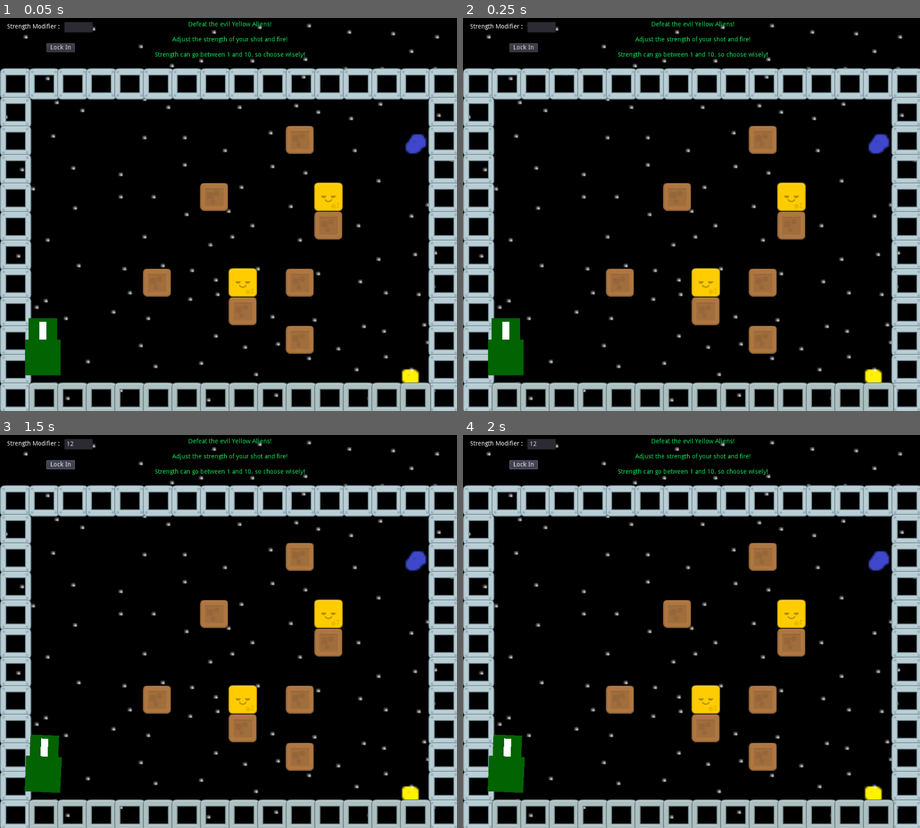
Above: before the commit, frames 1-4 (two rows, left to right).
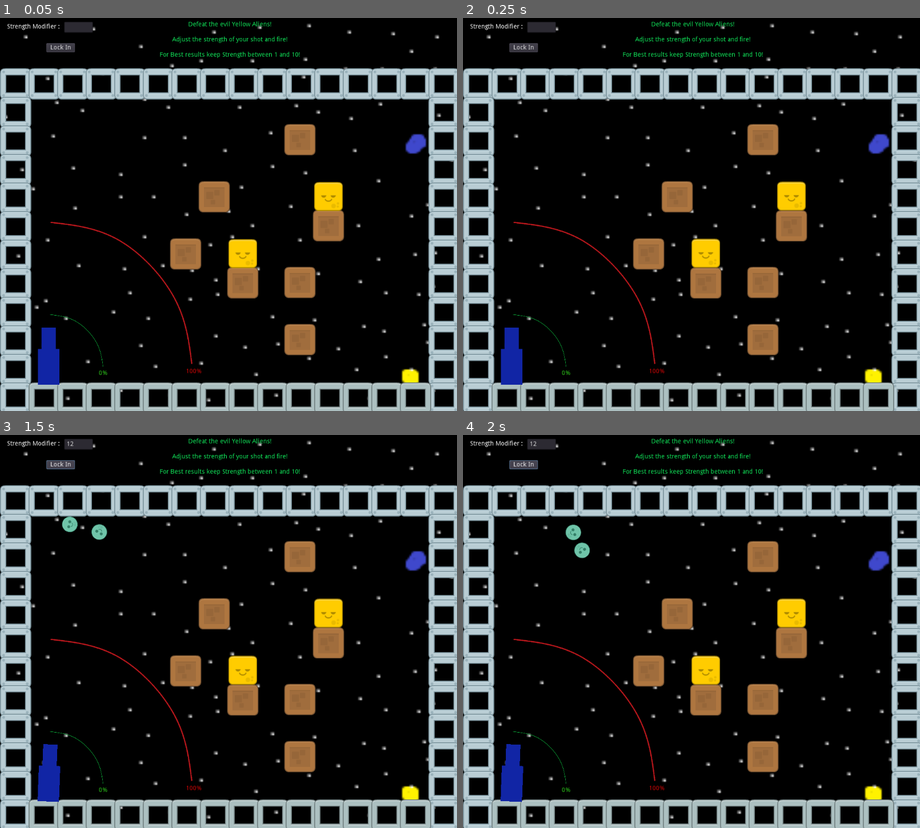
Above: after the commit, the same moments.

Repository: ReconMonkee/P1-SpaceFight
Game: Godot game, scene res://src/Level.tscn
The game is run twice, just before and just after one commit, with the same random seed, the same clock (stepped at 60 frames per second) and the same inputs.
Inputs (mouse positions are in pixels of both pictures, inside the frame that each line leads up to):
- Up to frame 1 (0.05 s): no input
- Up to frame 2 (0.25 s): no input
- Up to frame 3 (1.5 s): click (77, 442) at 0.52 s; type "12" at 0.6 s; click "Lock In" at 1.25 s
- Up to frame 4 (2 s): no input

The runs differ from the first frame. In frame 1, 5.0% of the frame differs, in the area x 5-76%, y 8-94%; in frame 2, 5.0%; in frame 3, 5.3%; in frame 4, 5.3%.
Error before the commit: Invalid call. Nonexistent function 'instance' in base 'Nil'. (res://src/SpaceCannon.gd:18)

Commit message:
Final touches on first iteration.

Diff:
--- a/project/src/Ball.tscn
+++ /dev/null
@@ -1,15 +0,0 @@
-[gd_scene load_steps=3 format=2]
-
-[ext_resource path="res://assets/alienGreen_round.png" type="Texture" id=1]
-
-[sub_resource type="CircleShape2D" id=1]
-radius = 26.3042
-
-[node name="Ball" type="RigidBody2D"]
-
-[node name="CollisionShape2D" type="CollisionShape2D" parent="."]
-shape = SubResource( 1 )
-
-[node name="Sprite" type="Sprite" parent="."]
-scale = Vector2( 0.75, 0.75 )
-texture = ExtResource( 1 )
--- /dev/null
+++ b/project/src/EnemyAlien.gd
@@ -0,0 +1,9 @@
+extends RigidBody2D
+
+func _ready():
+	$EnemyAlien.connect("area_entered", self, "hit")
+
+func hit(object):
+	if object.name != 'WoodenBlock':
+		print("Enemy Alien destroyed!")
+		queue_free()
--- a/project/src/EnemyAlien.tscn
+++ b/project/src/EnemyAlien.tscn
@@ -1,15 +1,25 @@
-[gd_scene load_steps=3 format=2]
+[gd_scene load_steps=4 format=2]
 
 [ext_resource path="res://assets/alienYellow_square.png" type="Texture" id=1]
+[ext_resource path="res://src/EnemyAlien.gd" type="Script" id=2]
 
 [sub_resource type="RectangleShape2D" id=1]
 extents = Vector2( 34.7826, 34.7826 )
 
-[node name="EnemyAlien" type="StaticBody2D"]
+[node name="EnemyAlien" type="RigidBody2D"]
+gravity_scale = 0.0
+script = ExtResource( 2 )
 
-[node name="CollisionShape2D" type="CollisionShape2D" parent="."]
+[node name="Sprite" type="Sprite" parent="."]
+scale = Vector2( 0.92, 0.92 )
+texture = ExtResource( 1 )
+
+[node name="CollisionShape2D2" type="CollisionShape2D" parent="."]
 scale = Vector2( 0.92, 0.92 )
 shape = SubResource( 1 )
 
-[node name="Sprite" type="Sprite" parent="CollisionShape2D"]
-texture = ExtResource( 1 )
+[node name="EnemyAlien" type="Area2D" parent="."]
+scale = Vector2( 0.92, 0.92 )
+
+[node name="CollisionShape2D" type="CollisionShape2D" parent="EnemyAlien"]
+shape = SubResource( 1 )
--- /dev/null
+++ b/project/src/FriendlyAlien.gd
@@ -0,0 +1,6 @@
+extends RigidBody2D
+
+func _on_Alien_body_entered(body):
+	if body.get_groups().has("Floor"):
+		linear_velocity = Vector2 (0,0)
+		angular_velocity = 0
--- /dev/null
+++ b/project/src/FriendlyAlien.tscn
@@ -0,0 +1,23 @@
+[gd_scene load_steps=4 format=2]
+
+[ext_resource path="res://assets/alienGreen_round.png" type="Texture" id=1]
+[ext_resource path="res://src/FriendlyAlien.gd" type="Script" id=2]
+
+[sub_resource type="CircleShape2D" id=1]
+radius = 17.5513
+
+[node name="Alien" type="RigidBody2D"]
+script = ExtResource( 2 )
+
+[node name="Sprite" type="Sprite" parent="."]
+scale = Vector2( 0.5, 0.5 )
+texture = ExtResource( 1 )
+
+[node name="Hit Walls" type="CollisionShape2D" parent="."]
+shape = SubResource( 1 )
+
+[node name="Area2D" type="Area2D" parent="."]
+
+[node name="Hit Blocks" type="CollisionShape2D" parent="Area2D"]
+shape = SubResource( 1 )
+[connection signal="body_entered" from="." to="." method="_on_Alien_body_entered"]
--- a/project/src/Level.tscn
+++ b/project/src/Level.tscn
@@ -8,6 +8,9 @@
 [ext_resource path="res://assets/metalWall2.png" type="Texture" id=6]
 [ext_resource path="res://src/WoodenBlock.tscn" type="PackedScene" id=7]
 [ext_resource path="res://src/EnemyAlien.tscn" type="PackedScene" id=8]
+[ext_resource path="res://src/FriendlyAlien.tscn" type="PackedScene" id=9]
+[ext_resource path="res://assets/lowerArc.png" type="Texture" id=12]
+[ext_resource path="res://assets/higherArc.png" type="Texture" id=13]
 
 [sub_resource type="ConvexPolygonShape2D" id=1]
 points = PoolVector2Array( 70, 70, 0, 70, 0, 0, 70, 0 )
@@ -153,50 +156,32 @@
 "_edit_use_anchors_": false
 }
 
-[node name="WoodenBlock" parent="." groups=[
-"WoodenBlocks",
-] instance=ExtResource( 7 )]
+[node name="WoodenBlock" parent="." instance=ExtResource( 7 )]
 position = Vector2( 480, 416 )
 
-[node name="WoodenBlock2" parent="." groups=[
-"WoodenBlocks",
-] instance=ExtResource( 7 )]
+[node name="WoodenBlock2" parent="." instance=ExtResource( 7 )]
 position = Vector2( 672, 288 )
 
-[node name="WoodenBlock3" parent="." groups=[
-"WoodenBlocks",
-] instance=ExtResource( 7 )]
-position = Vector2( 352, 608 )
-
-[node name="WoodenBlock4" parent="." groups=[
-"WoodenBlocks",
-] instance=ExtResource( 7 )]
-position = Vector2( 544, 672 )
-
-[node name="WoodenBlock5" parent="." groups=[
-"WoodenBlocks",
-] instance=ExtResource( 7 )]
+[node name="WoodenBlock3" parent="." instance=ExtResource( 7 )]
+position = Vector2( 416, 544 )
+
+[node name="WoodenBlock4" parent="." instance=ExtResource( 7 )]
+position = Vector2( 544, 608 )
+
+[node name="WoodenBlock5" parent="." instance=ExtResource( 7 )]
 position = Vector2( 672, 608 )
 
-[node name="WoodenBlock6" parent="." groups=[
-"WoodenBlocks",
-] instance=ExtResource( 7 )]
+[node name="WoodenBlock6" parent="." instance=ExtResource( 7 )]
 position = Vector2( 672, 736 )
 
-[node name="WoodenBlock7" parent="." groups=[
-"WoodenBlocks",
-] instance=ExtResource( 7 )]
+[node name="WoodenBlock7" parent="." instance=ExtResource( 7 )]
 position = Vector2( 736, 480 )
 
-[node name="EnemyAlien" parent="." groups=[
-"Enemies",
-] instance=ExtResource( 8 )]
+[node name="EnemyAlien" parent="." instance=ExtResource( 8 )]
 position = Vector2( 736, 416 )
 
-[node name="EnemyAlien2" parent="." groups=[
-"Enemies",
-] instance=ExtResource( 8 )]
-position = Vector2( 544, 608 )
+[node name="EnemyAlien2" parent="." instance=ExtResource( 8 )]
+position = Vector2( 544, 544 )
 
 [node name="Instructions" type="Label" parent="."]
 margin_left = 288.0
@@ -207,7 +192,7 @@
 
 Adjust the strength of your shot and fire!
 
-Strength can go between 1 and 10, so choose wisely!"
+For Best results keep Strength between 1 and 10!"
 align = 1
 valign = 1
 __meta__ = {
@@ -225,37 +210,80 @@
 }
 
 [node name="SpaceCannon" type="Position2D" parent="."]
-position = Vector2( 104, 792 )
+position = Vector2( 109.497, 799.666 )
 script = ExtResource( 3 )
+FriendlyAlien = ExtResource( 9 )
 
 [node name="MainBody" type="ColorRect" parent="SpaceCannon"]
-margin_left = -24.0
-margin_top = -48.0
-margin_right = 56.0
-margin_bottom = 32.0
-color = Color( 0.00392157, 0.388235, 0.00784314, 1 )
+margin_left = -37.4972
+margin_top = -23.6663
+margin_right = 42.5028
+margin_bottom = 24.3337
+color = Color( 0.0666667, 0.145098, 0.647059, 1 )
 __meta__ = {
 "_edit_use_anchors_": false
 }
 
 [node name="Nozzle" type="ColorRect" parent="SpaceCannon"]
-margin_left = 56.0
-margin_top = -40.0
-margin_right = 104.0
-margin_bottom = 24.0
-color = Color( 0.00392157, 0.388235, 0.00784314, 1 )
+margin_left = 42.5028
+margin_top = -15.6663
+margin_right = 90.5028
+margin_bottom = 16.3337
+color = Color( 0.0666667, 0.145098, 0.647059, 1 )
 __meta__ = {
 "_edit_use_anchors_": false
 }
 
 [node name="Tip" type="Position2D" parent="SpaceCannon"]
-position = Vector2( 80, -8 )
+position = Vector2( 74.5028, 0.33374 )
 
 [node name="FiringLocation" type="ColorRect" parent="SpaceCannon/Tip"]
-margin_left = -24.0
-margin_top = -8.0
-margin_right = 16.0
-margin_bottom = 8.0
-__meta__ = {
-"_edit_use_anchors_": false
-}
+margin_left = -17.1136
+margin_top = -3.78632
+margin_right = 14.8864
+margin_bottom = 4.21368
+color = Color( 0.0666667, 0.145098, 0.647059, 1 )
+__meta__ = {
+"_edit_use_anchors_": false
+}
+
+[node name="PowerRange" type="Position2D" parent="."]
+position = Vector2( 58.1535, 844.286 )
+
+[node name="lowerArc" type="Sprite" parent="PowerRange"]
+position = Vector2( 52.0274, -43.7283 )
+scale = Vector2( 0.244, 0.244 )
+texture = ExtResource( 12 )
+
+[node name="higherArc" type="Sprite" parent="PowerRange"]
+modulate = Color( 0.815686, 0.815686, 0.815686, 1 )
+position = Vector2( 50.4233, -45.6431 )
+scale = Vector2( 0.649154, 0.658714 )
+texture = ExtResource( 13 )
+
+[node name="0%" type="Label" parent="PowerRange"]
+margin_left = 162.132
+margin_top = -40.0607
+margin_right = 185.132
+margin_bottom = -26.0607
+custom_colors/font_color = Color( 0.207843, 0.917647, 0.12549, 1 )
+text = "0%"
+align = 1
+valign = 1
+__meta__ = {
+"_edit_use_anchors_": false
+}
+
+[node name="100%" type="Label" parent="PowerRange"]
+margin_left = 357.846
+margin_top = -44.2861
+margin_right = 393.846
+margin_bottom = -28.2861
+custom_colors/font_color = Color( 0.937255, 0.0235294, 0.0235294, 1 )
+text = "100%"
+align = 1
+valign = 1
+__meta__ = {
+"_edit_use_anchors_": false
+}
+[connection signal="text_changed" from="StrengthValue" to="SpaceCannon" method="_on_StrengthValue_text_changed"]
--- a/project/src/SpaceCannon.gd
+++ b/project/src/SpaceCannon.gd
@@ -1,8 +1,8 @@
 extends Position2D
 
-export (PackedScene) var Ball
+export (PackedScene) var FriendlyAlien
 
-export var cannonStrength = 1
+export var cannonStrength = 2.5
 
 func _process(delta):
 	look_at(get_global_mouse_position())
@@ -12,17 +12,20 @@
 	if event is InputEventMouseButton:
 		if(event.pressed):
 			var friendlyAlien = spawn_alien()
-
+			launch_alien(friendlyAlien, event.position)
 
 func spawn_alien():
-	var alien = Ball.instance()
-	get_node("/root").add_child(alien)
+	var alien = FriendlyAlien.instance()
+	get_tree().get_root().add_child(alien)
 	alien.position = $Tip.global_position
-	alien.set_z_index(-1)
+	alien.set_z_index(0)
 	return alien
 
 func launch_alien(alien, mousePosition):
 	var toMouse = mousePosition - alien.position
 	var cannonStraight = Vector2(toMouse.length(), 0).rotated(rotation)
-	var firingForce = cannonStraight * cannonStrength
+	var firingForce = cannonStraight*cannonStrength
 	alien.apply_impulse(Vector2.ZERO, firingForce)
+
+func _on_StrengthValue_text_changed(new_text):
+	cannonStrength = float(new_text)
--- /dev/null
+++ b/project/src/WoodenBlock.gd
@@ -0,0 +1,9 @@
+extends RigidBody2D
+
+func _ready():
+	$WoodenBlock.connect("area_entered", self, "hit")
+
+func hit(object):
+	if object.name != 'EnemyAlien':
+		print("Block is hit!")
+		queue_free()
--- a/project/src/WoodenBlock.tscn
+++ b/project/src/WoodenBlock.tscn
@@ -1,15 +1,23 @@
-[gd_scene load_steps=3 format=2]
+[gd_scene load_steps=4 format=2]
 
 [ext_resource path="res://assets/woodenTile.png" type="Texture" id=1]
+[ext_resource path="res://src/WoodenBlock.gd" type="Script" id=2]
 
 [sub_resource type="RectangleShape2D" id=1]
 extents = Vector2( 35.0061, 35.0385 )
 
-[node name="WoodenBlock" type="StaticBody2D"]
+[node name="WoodenBlock" type="RigidBody2D"]
 scale = Vector2( 0.9, 0.9 )
+gravity_scale = 0.0
+script = ExtResource( 2 )
 
-[node name="CollisionShape2D" type="CollisionShape2D" parent="."]
+[node name="Sprite" type="Sprite" parent="."]
+texture = ExtResource( 1 )
+
+[node name="CollisionShape2D2" type="CollisionShape2D" parent="."]
 shape = SubResource( 1 )
 
-[node name="Sprite" type="Sprite" parent="CollisionShape2D"]
-texture = ExtResource( 1 )
+[node name="WoodenBlock" type="Area2D" parent="."]
+
+[node name="CollisionShape2D" type="CollisionShape2D" parent="WoodenBlock"]
+shape = SubResource( 1 )
Binary file added: project/assets/higherArc.png
Not shown, added: project/assets/higherArc.png.import
Binary file added: project/assets/lowerArc.png
Not shown, added: project/assets/lowerArc.png.import
Not shown: 1 places in project/src/Level.tscn that only renumber resources
